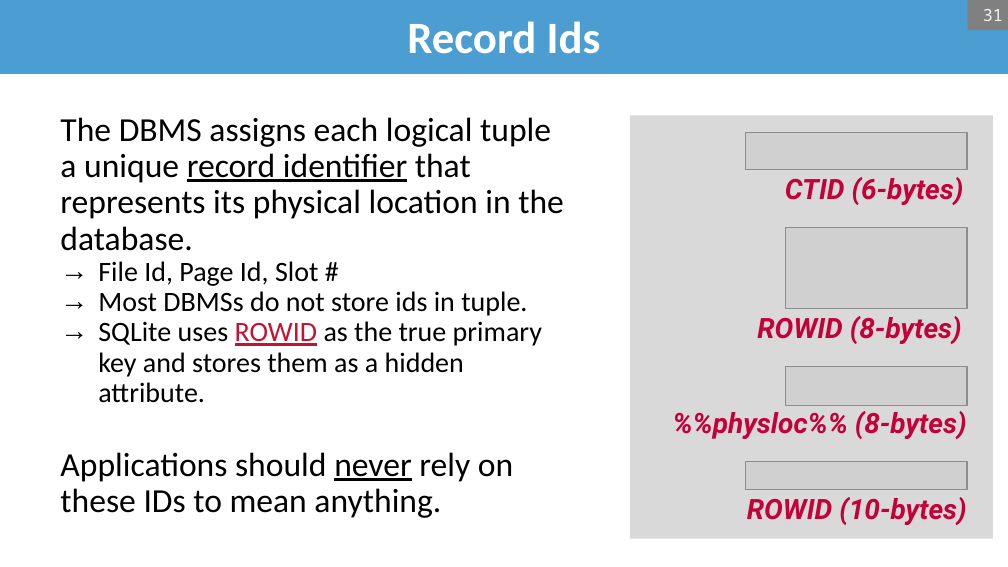
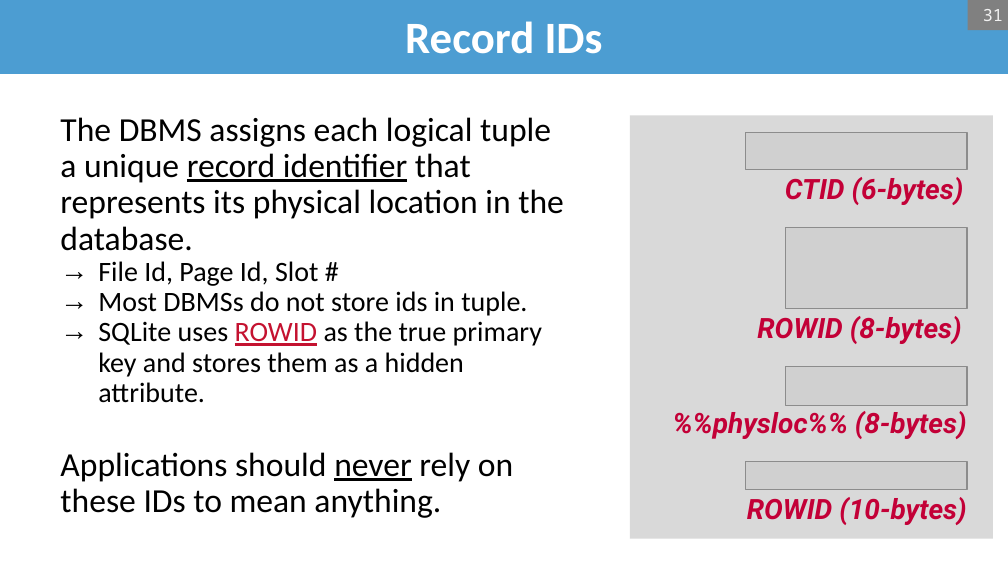
Before and after one commit to bsb20/bsb20.github.io, a slide deck: slide 31 of docs/421_f26/lectures/L3.pptx. Drawn at 1008x567 pixels with LibreOffice and Linux fonts; fonts in the diff are those of the drawing; grey boxes stand for pictures; background and template pictures are left out. Boxes give left, top, right and bottom in pixels: in the first picture for what was removed or moved away, otherwise in the second. Text is boxed around its words. In the diff, an @@ line names an element or a change of style, - is before the commit and + after.

```diff
--- a/docs/421_f26/lectures/L3.pptx
+++ b/docs/421_f26/lectures/L3.pptx
@@ title at (x1=405, y1=21, x2=603, y2=54): text changed @@
-Record Ids
+Record IDs
```
Also in this commit, not shown: 5 other slides changed, 1 slide added, 1 slide removed, 1 other file.
